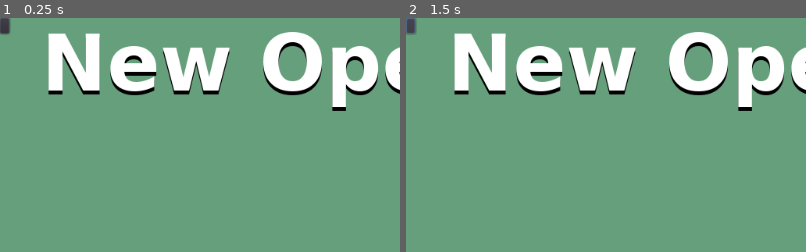
Above: before the commit, frames 1-2 (left to right).
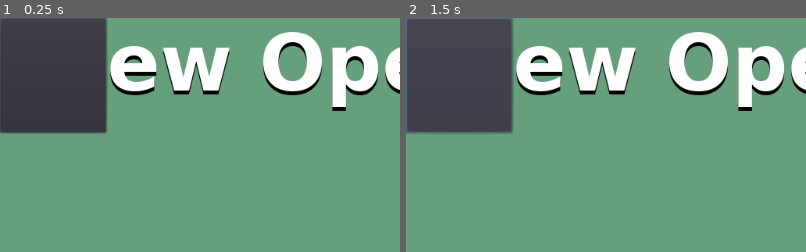
Above: after the commit, the same moments.

Repository: TheNixieTube/NOM
Game: Godot game, scene res://TitleScreen/TitleScreen.tscn
Two runs of this game, one before a commit and one after it. Both use one fixed random seed, a clock stepped at 60 frames per second and the inputs below.
Inputs (mouse positions are % of the whole screen's width and height, from its top left; square brackets give the same spot before the commit, where the layout moved):
- Up to frame 1 (0.25 s): no input
- Up to frame 2 (1.5 s): click (7, 12) [1, 2] at 0.5 s; click (7, 12) [1, 2] at 1.25 s
The pictures show only the part of the screen within x 0-50%, y 0-50%; the shares and areas given below are measured in that part.

The runs differ from the first frame. In frame 1, 13% of the frame differs, in the area x 0-27%, y 0-50%; in frame 2, 13%.

Commit message:
Update TitleScreen.tscn

Diff:
--- a/TitleScreen/TitleScreen.tscn
+++ b/TitleScreen/TitleScreen.tscn
@@ -23,5 +23,5 @@
 valign = 1
 
 [node name="Button" type="Button" parent="."]
-margin_right = 12.0
-margin_bottom = 20.0
+margin_right = 136.0
+margin_bottom = 147.0
